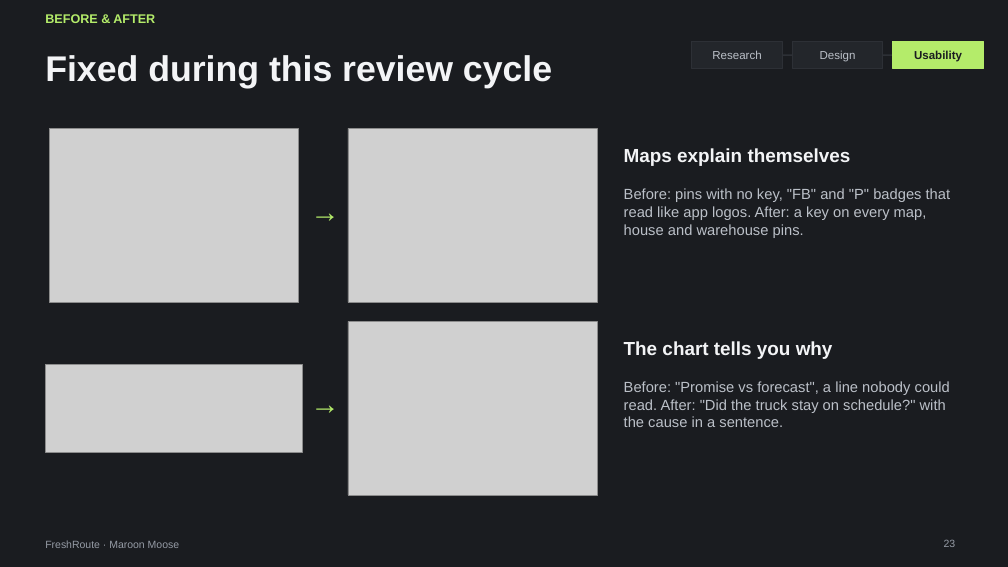
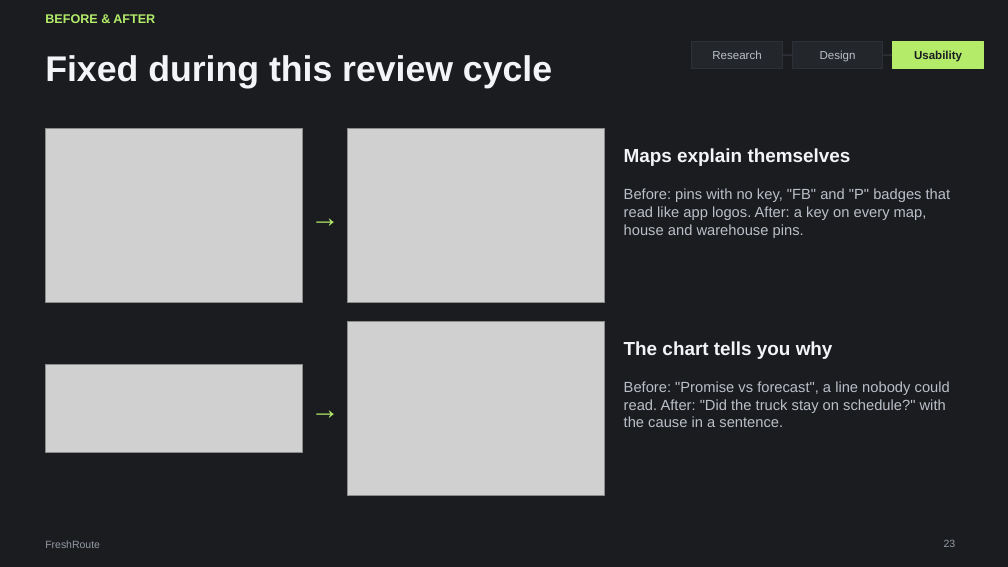
Before and after one commit to ojellyneck44/freshroute, a slide deck: slide 23 of docs/deck/FreshRoute-Final-Presentation.pptx. Drawn at 1008x567 pixels with LibreOffice and Linux fonts; fonts in the diff are those of the drawing; grey boxes stand for pictures. Boxes give left, top, right and bottom in pixels: in the first picture for what was removed or moved away, otherwise in the second. Text is boxed around its words. In the diff, an @@ line names an element or a change of style, - is before the commit and + after.

```diff
--- a/docs/deck/FreshRoute-Final-Presentation.pptx
+++ b/docs/deck/FreshRoute-Final-Presentation.pptx
@@ picture: place and size @@
-picture at <box>49,129,298,302</box>
+picture at <box>45,129,302,302</box>
@@ text "→": place and size @@
-text "→" at <box>306,193,344,238</box>
+text "→" at <box>302,129,348,302</box>
@@ text "→" at <box>302,129,348,302</box>: vertical alignment top to middle @@
@@ picture: place and size @@
-picture at <box>348,129,597,302</box>
+picture at <box>348,129,605,302</box>
@@ text "→" at <box>302,321,348,495</box>: vertical alignment top to middle @@
@@ text "→": place and size @@
-text "→" at <box>306,386,344,431</box>
+text "→" at <box>302,321,348,495</box>
@@ picture: place and size @@
-picture at <box>348,321,597,495</box>
+picture at <box>348,321,605,495</box>
@@ text at <box>45,540,100,548</box>: text changed @@
-FreshRoute · Maroon Moose
+FreshRoute
```
Also in this commit, not shown: 29 other slides changed, 2 other files.
